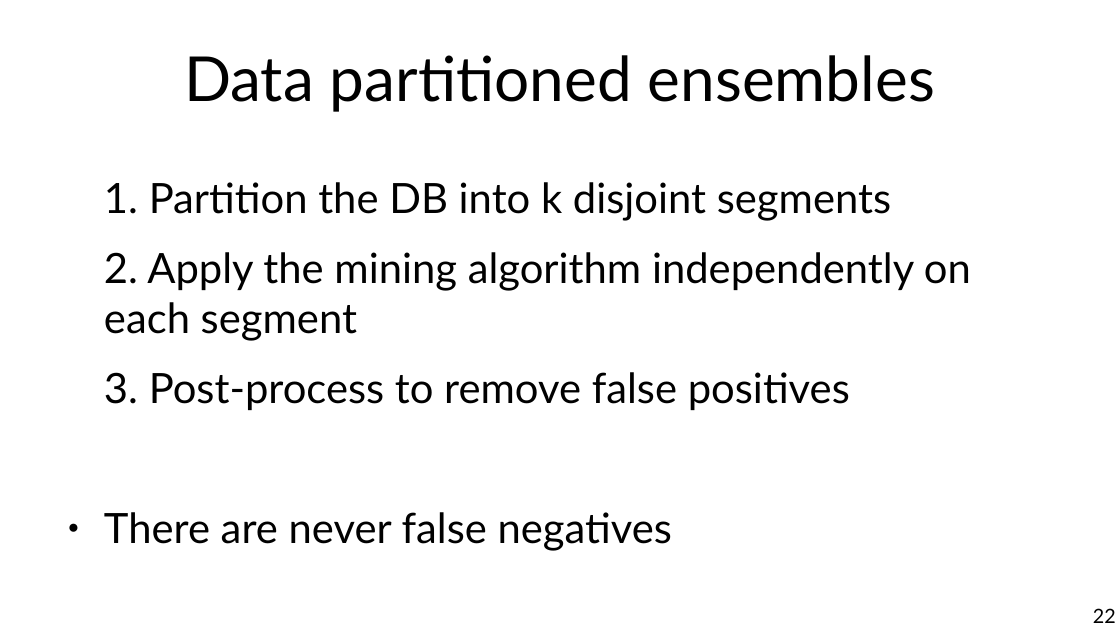
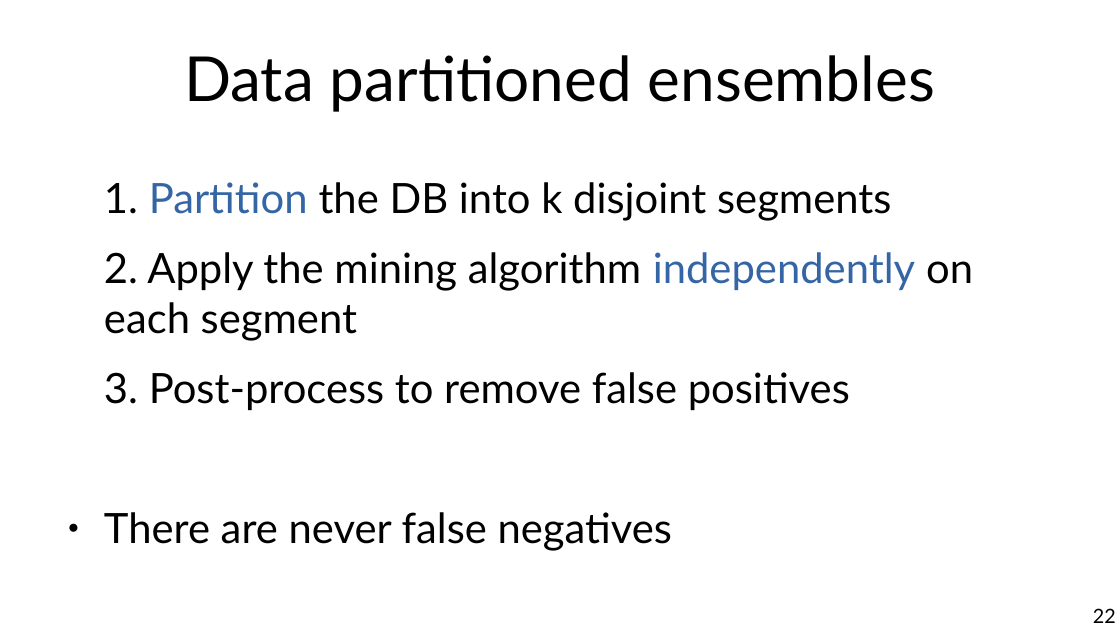
Before and after one commit to marco-calautti/data-mining-course, a slide deck: slide 22 of theory/tt07_extending_association_analysis.odp. Drawn at 1120x630 pixels with LibreOffice and Linux fonts; fonts in the diff are those of the drawing. Boxes give left, top, right and bottom in pixels: in the first picture for what was removed or moved away, otherwise in the second. Text is boxed around its words. In the diff, an @@ line names an element or a change of style, - is before the commit and + after.

```diff
--- a/theory/tt07_extending_association_analysis.odp
+++ b/theory/tt07_extending_association_analysis.odp
@@ text at bbox=[104, 182, 973, 341]: text colour #000000 to #3465A4 in "Partition", "independently" @@
```
Also in this commit, not shown: 14 other slides changed, 1 slide added.
